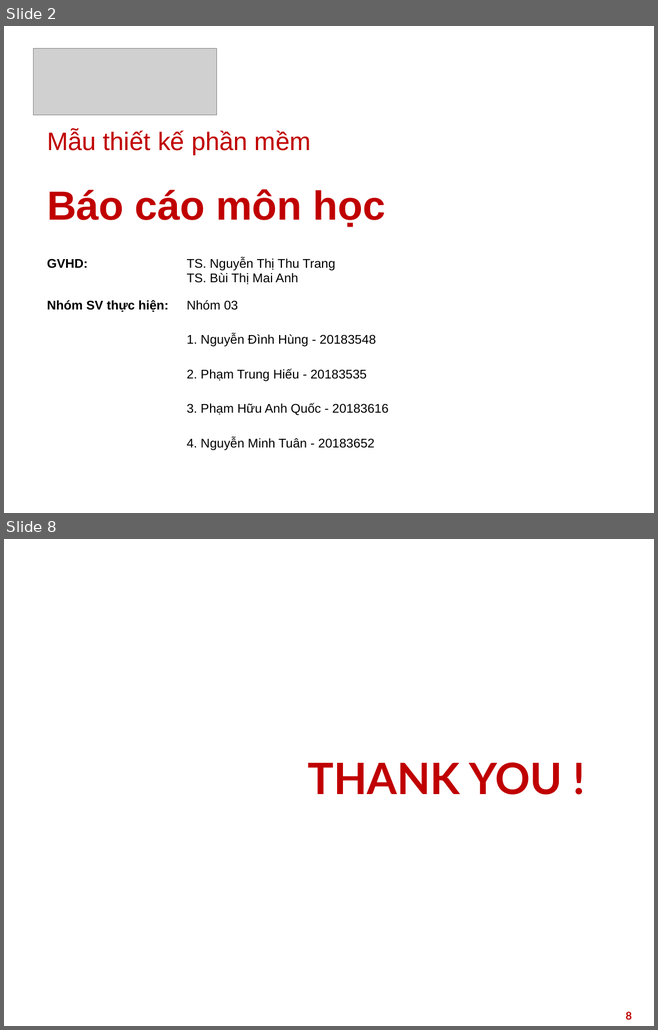
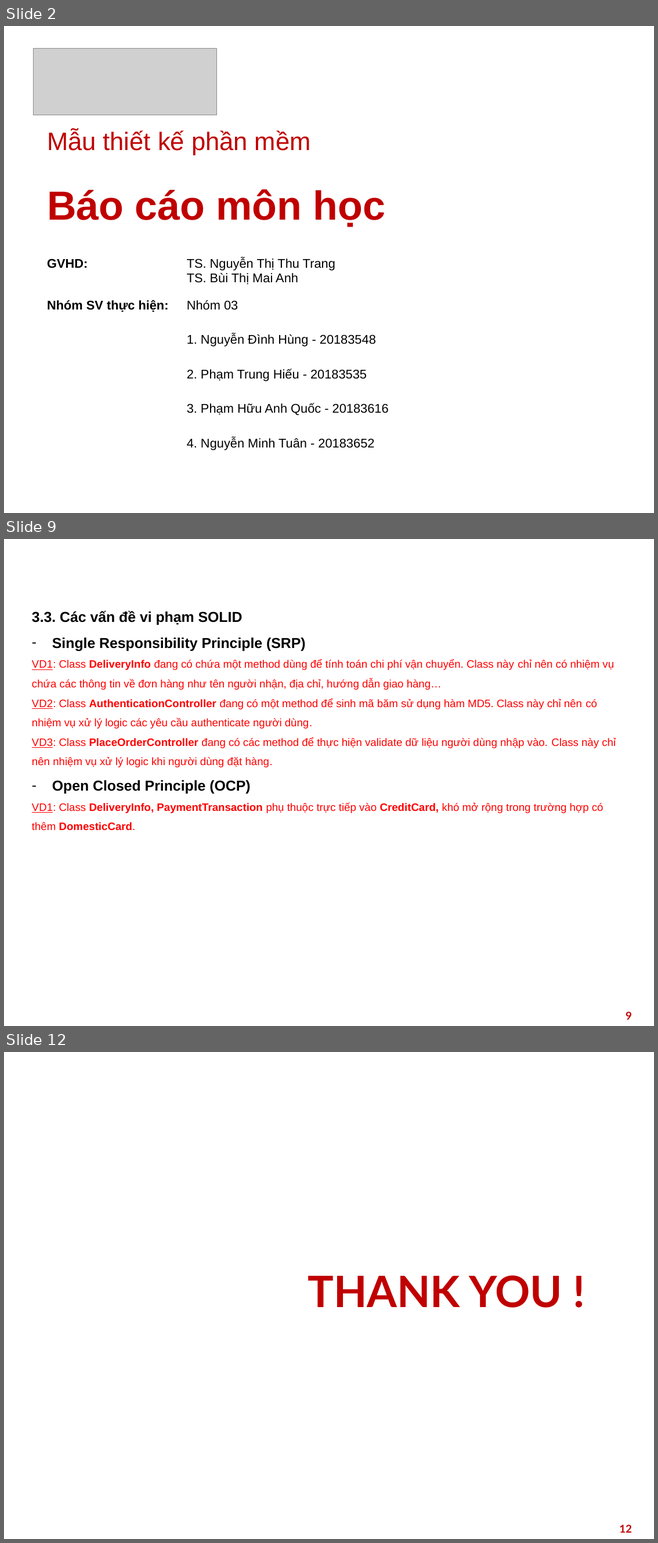
Before and after one commit to HieuPham2000/DP.20212.03, a slide deck: presentation/Design_Pattern_Slide.pptx. Shown one above the other, each under a label of ours: slides 2 and 8 before the commit, slides 2, 9 and 12 after it; the slides between them are not shown. The pictures are 658x1030 and 658x1543 pixels, drawn with LibreOffice and Linux fonts; fonts in the diff are those of the drawing; grey boxes stand for pictures; background and template pictures are left out. Boxes give left, top, right and bottom in pixels: in the first picture for what was removed or moved away, otherwise in the second. Text is boxed around its words. In the diff, an @@ line names an element or a change of style, - is before the commit and + after.

```diff
--- a/presentation/Design_Pattern_Slide.pptx
+++ b/presentation/Design_Pattern_Slide.pptx
@@ slide 9 added at <box>4,539,654,1026</box>, background picture (left out) @@
@@ title added at <box>21,545,637,577</box>, 28 pt, text #FFFFFF, bold @@
+3. Đánh giá, refactor
@@ text added at <box>32,611,615,831</box>, 12 pt, text #FF0000 @@
+3.3. Các vấn đề vi phạm SOLID
+– Single Responsibility Principle (SRP)
+VD1: Class DeliveryInfo đang có chứa một method dùng để tính toán chi phí vận chuyển. Class này chỉ nên có nhiệm vụ chứa các thông tin về đơn hàng như tên người nhận, địa chỉ, hướng dẫn giao hàng…
+VD2: Class AuthenticationController đang có một method để sinh mã băm sử dụng hàm MD5. Class này chỉ nên có nhiệm vụ xử lý logic các yêu cầu authenticate người dùng.
+VD3: Class PlaceOrderController đang có các method để thực hiện validate dữ liệu người dùng nhập vào. Class này chỉ nên nhiệm vụ xử lý logic khi người dùng đặt hàng.
+                – Open Closed Principle (OCP)
+                VD1: Class DeliveryInfo, PaymentTransaction phụ thuộc trực tiếp vào CreditCard, khó mở rộng trong trường hợp có thêm DomesticCard.
@@ page number added at <box>625,1012,632,1020</box>, 12 pt, text #C00000, bold @@
+9
@@ what was slide 8 is now slide 12 @@
@@ page number at <box>619,1525,632,1533</box>: text changed @@
-8
+12
```
Also in this commit, not shown: 4 slides changed, 4 other slides added, 1 slide removed.
